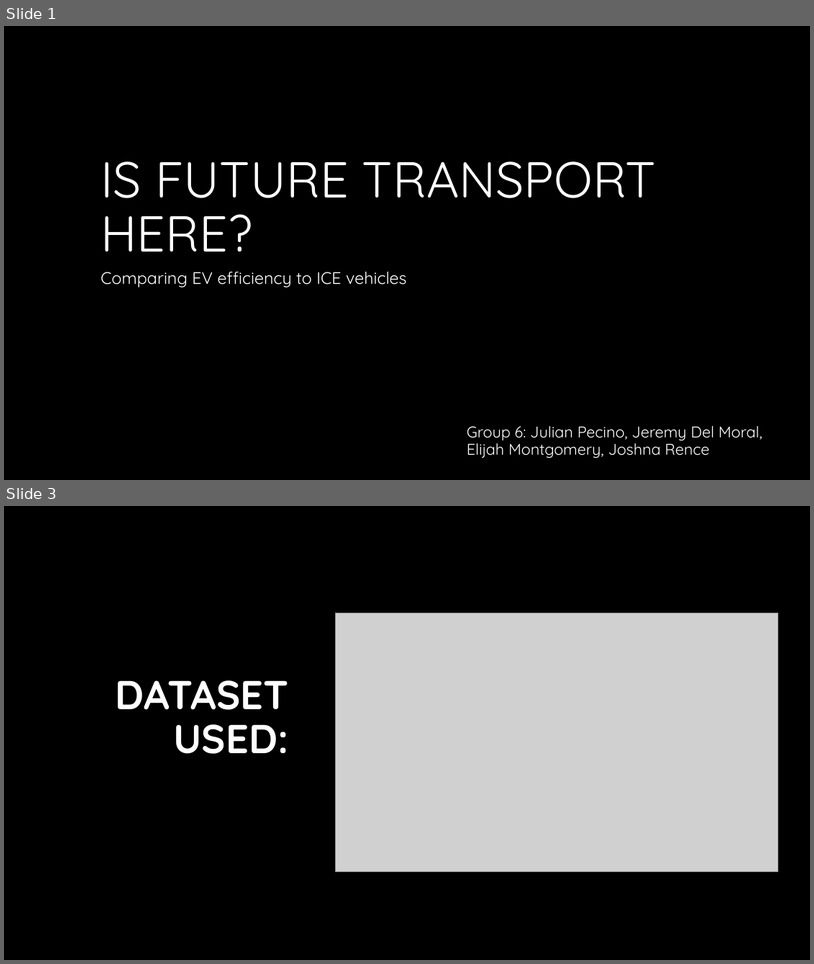
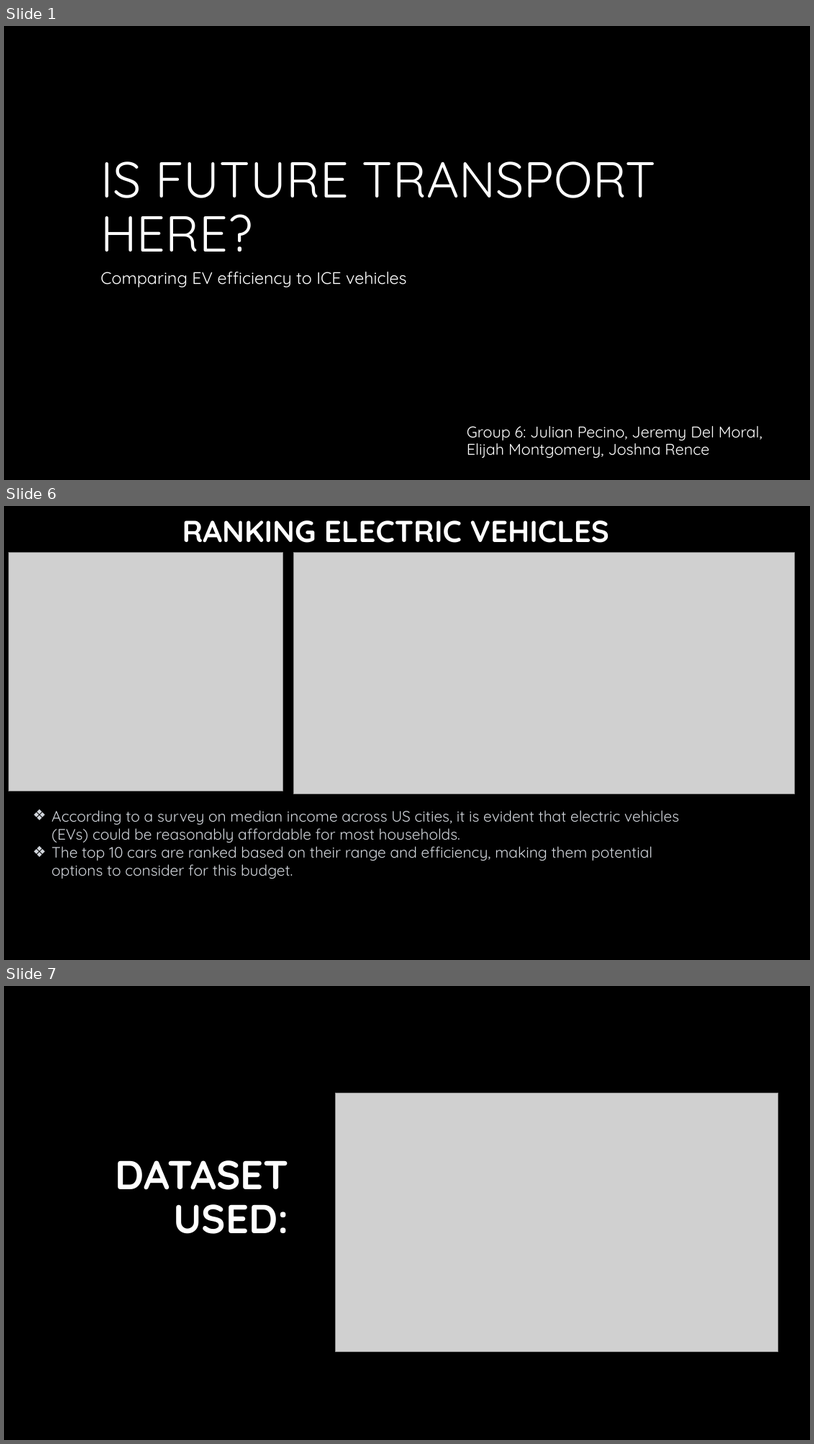
Before and after one commit to Jadium19/EVperformanceAnalysis, a slide deck: EV Slide Deck [Autosaved].pptx. Shown one above the other, each under a label of ours: slides 1 and 3 before the commit, slides 1, 6 and 7 after it; the slides between them are not shown. The pictures are 814x964 and 814x1444 pixels, drawn with LibreOffice and Linux fonts; fonts in the diff are those of the drawing; grey boxes stand for pictures; background and template pictures are left out. Boxes give left, top, right and bottom in pixels: in the first picture for what was removed or moved away, otherwise in the second. Text is boxed around its words. In the diff, an @@ line names an element or a change of style, - is before the commit and + after.

```diff
--- a/EV Slide Deck [Autosaved].pptx
+++ b/EV Slide Deck [Autosaved].pptx
@@ slide 6 added at (4,506,810,960), background #000000 @@
@@ title added at (183,520,610,543), 36 pt, text #FFFFFF, bold @@
+RANKING ELECTRIC VEHICLES
@@ picture added at (8,553,283,791) @@
@@ picture added at (293,553,795,793) @@
@@ text added at (52,810,679,878), 18 pt, text #D1D5DB @@
+❖ According to a survey on median income across US cities, it is evident that electric vehicles (EVs) could be reasonably affordable for most households.
+❖ The top 10 cars are ranked based on their range and efficiency, making them potential options to consider for this budget.
@@ what was slide 3 is now slide 7 @@
```
Also in this commit, not shown: 1 slide changed, 4 other slides added, 3 slides removed.
